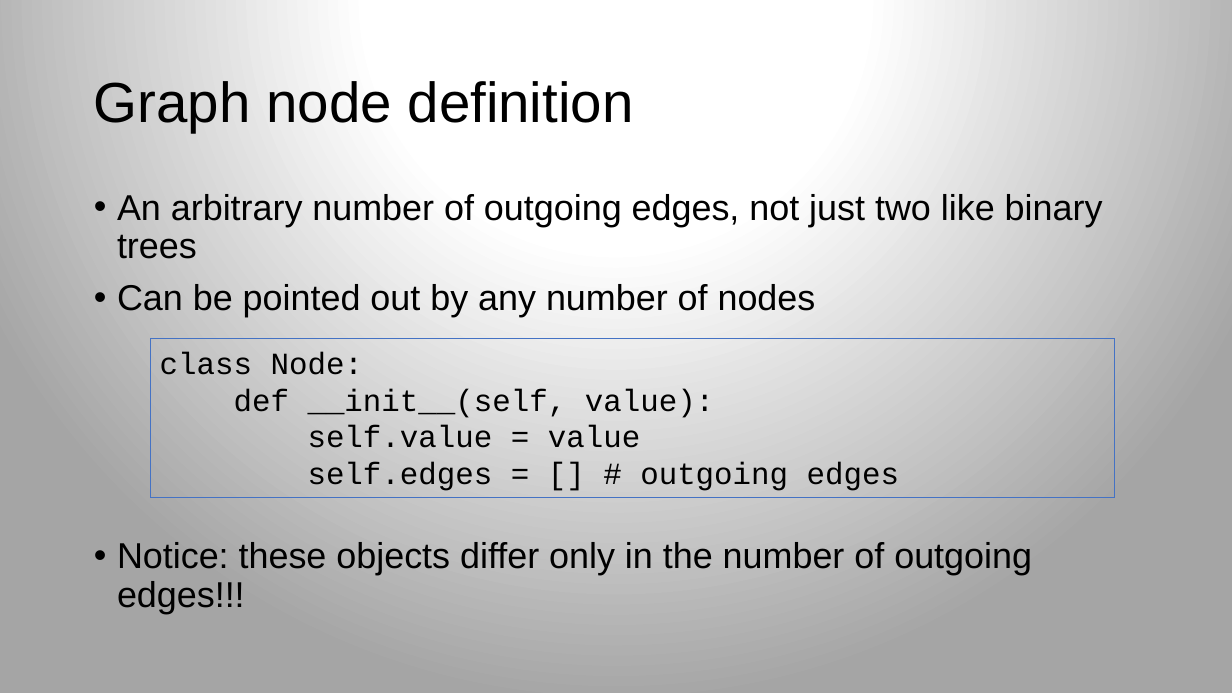
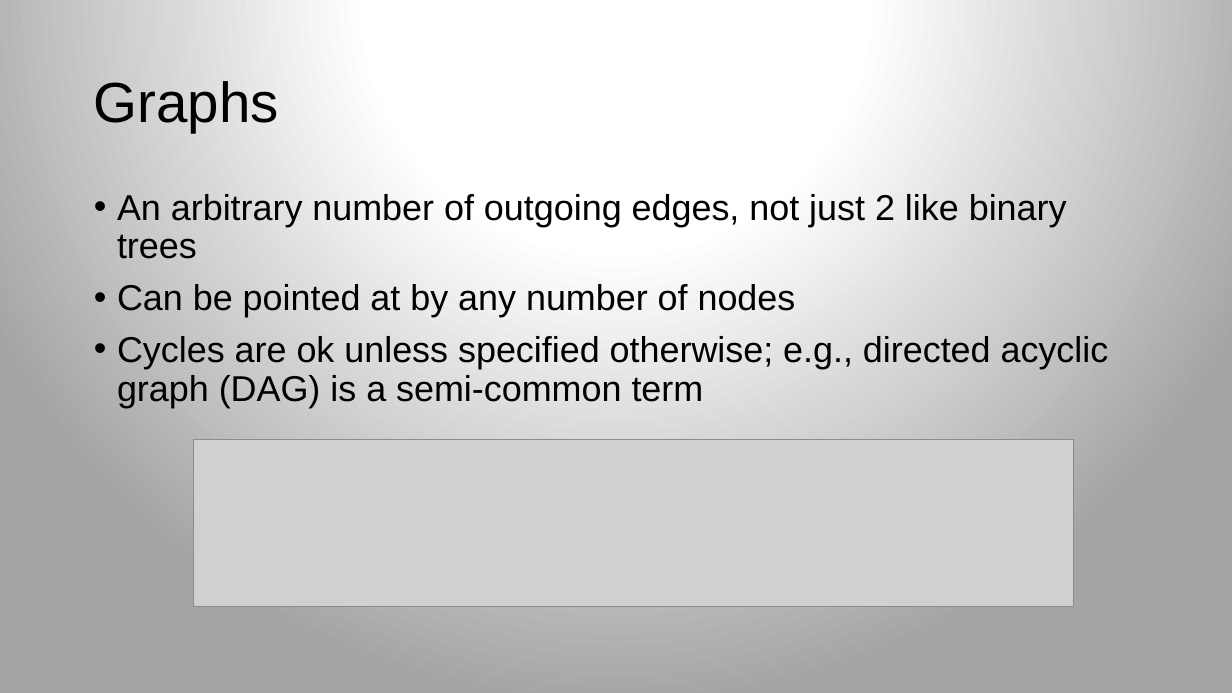
Before and after one commit to parrt/msds689, a slide deck: slide 17 of notes/core-data-structures.pptx (slide 13 before the commit). Drawn at 1232x693 pixels with LibreOffice and Linux fonts; fonts in the diff are those of the drawing; grey boxes stand for pictures; background and template pictures are left out. Boxes give left, top, right and bottom in pixels: in the first picture for what was removed or moved away, otherwise in the second. Text is boxed around its words. In the diff, an @@ line names an element or a change of style, - is before the commit and + after.

```diff
--- a/notes/core-data-structures.pptx
+++ b/notes/core-data-structures.pptx
@@ title at [94, 81, 279, 132]: text changed @@
-Graph node definition
+Graphs
@@ text at [117, 194, 1109, 408]: text changed @@
-• An arbitrary number of outgoing edges, not just two like binary trees
-• Can be pointed out by any number of nodes
-• Notice: these objects differ only in the number of outgoing edges!!!
+• An arbitrary number of outgoing edges, not just 2 like binary trees
+• Can be pointed at by any number of nodes
+• Cycles are ok unless specified otherwise; e.g., directed acyclic graph (DAG) is a semi-common term
@@ rectangle removed at [151, 339, 1115, 498] @@
-class Node:
-def __init__(self, value):
-self.value = value
-self.edges = [] # outgoing edges
@@ picture added at [194, 440, 1074, 606] @@
```
Also in this commit, not shown: 8 other slides changed, 6 slides added, 2 slides removed, 4 other files.
